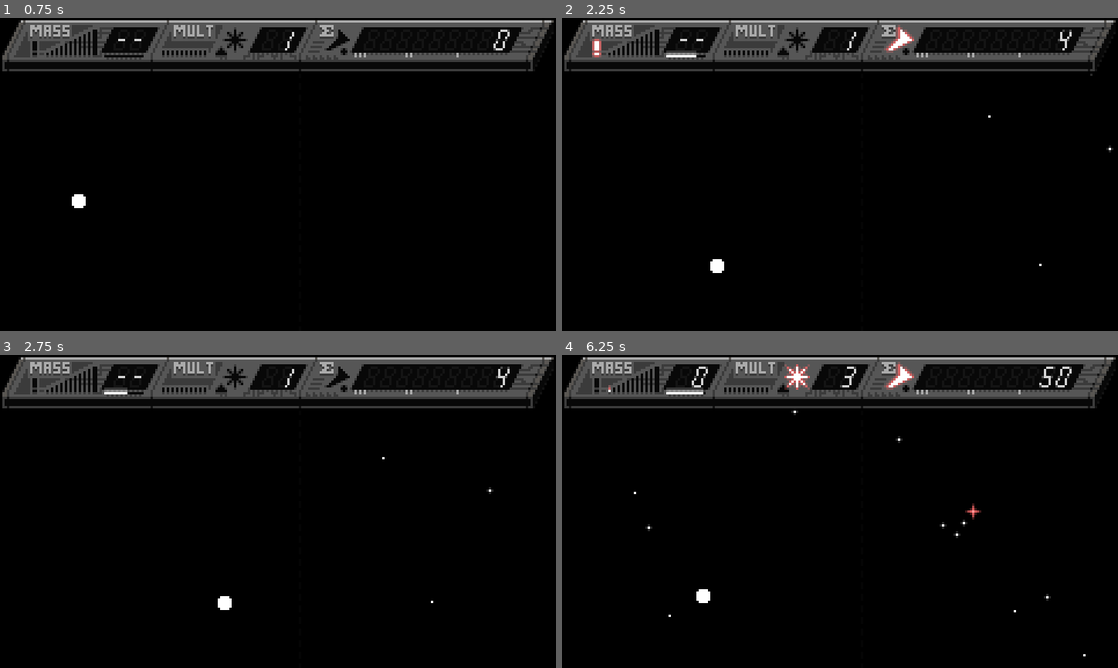
Above: before the commit, frames 1-4 (two rows, left to right).
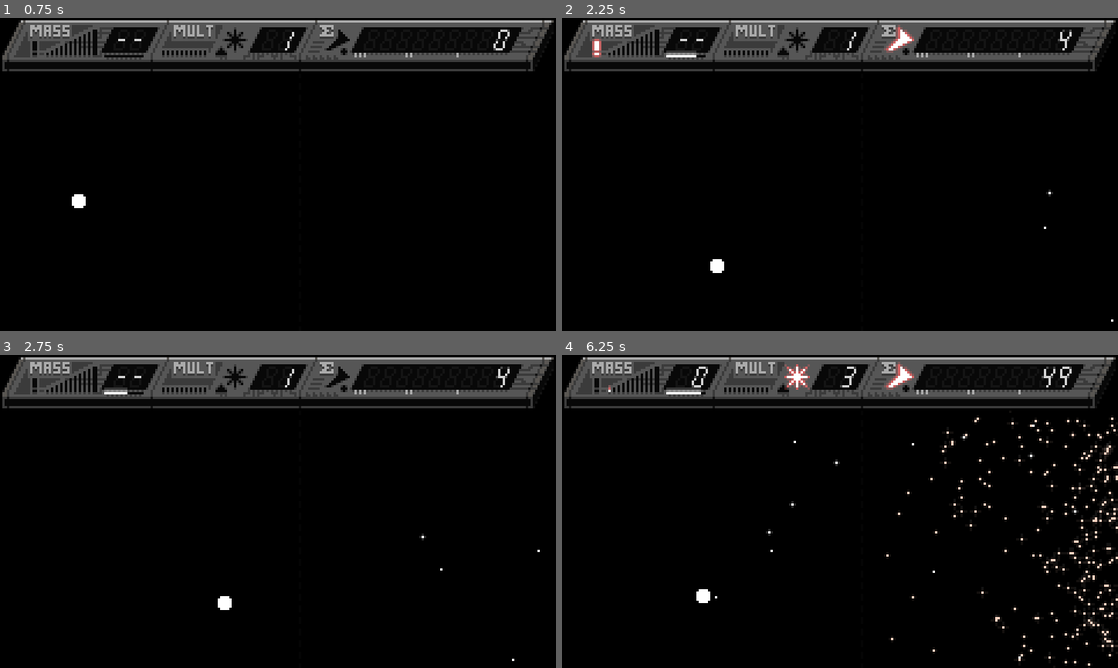
Above: after the commit, the same moments.

Repository: VivianMochi/GravityWell
Game: Godot game, scene res://game_scene.tscn
Two runs of this game, one before a commit and one after it. Both use one fixed random seed, a clock stepped at 60 frames per second and the inputs below.
Inputs (mouse positions are in pixels of both pictures, inside the frame that each line leads up to):
- Up to frame 1 (0.75 s): tap Enter at 0.5 s; move the mouse to (400, 158) at 0.52 s; hold D from 0.53 s (still down); hold 3 from 0.53 s (still down); click (400, 158) at 0.67 s
- Up to frame 2 (2.25 s): tap Space at 0.77, 1.07, 1.52, 1.55, 1.82 s; tap 1 at 0.8, 1.35 s; move the mouse to (728, 190) at 1.27 s; release D at 1.28 s; release 3 at 1.28 s; hold S 1.28-2.03 s; click (728, 190) at 1.42 s; move the mouse to (895, 105) at 2.02 s; hold D from 2.03 s (still down); hold Space from 2.03 s (still down); click (895, 105) at 2.17 s
- Up to frame 3 (2.75 s): keep holding D; keep holding Space; tap 3 at 2.3 s
- Up to frame 4 (6.25 s): move the mouse to (812, 574) at 2.77 s; release D at 2.78 s; release Space at 2.78 s; hold W 2.78-3.53 s; tap 3 at 2.85, 4.55 s; click (812, 574) at 2.92 s; tap Space at 3.02, 3.32, 3.77, 3.8, 4.07, 4.52, 4.82, 6.02, 6.05 s; tap 1 at 3.05, 5.3, 5.85 s; move the mouse to (1006, 558) at 3.52 s; hold 1 3.53-4.28 s; hold A 3.53-5.03 s; click (1006, 558) at 3.67 s; move the mouse to (673, 464) at 4.27 s; tap 2 at 4.35 s; click (673, 464) at 4.42 s; move the mouse to (867, 511) at 5.02 s; hold S 5.03-5.78 s; hold 3 5.03-5.78 s; click (867, 511) at 5.17 s; move the mouse to (756, 433) at 5.77 s; hold D from 5.78 s (still down); click (756, 433) at 5.92 s

Frame 1 is identical in both runs. In frame 2, less than 0.1% of the frame differs, in the area x 76-100%, y 17-98%; in frame 3, less than 0.1%; in frame 4, 1.5%, in the area x 12-100%, y 3-100%.

Commit message:
Adding targets and empowered shards

Diff:
--- a/dust.gd
+++ b/dust.gd
@@ -1,6 +1,7 @@
 extends Node2D
 
 var velocity := Vector2(0, 0);
+var homing: bool = false;
 
 func _ready():
 	pass
@@ -16,9 +17,10 @@
 	if velocity.length() > 4:
 		velocity = velocity.normalized() * 4;
 
+	$Sprite.frame_coords.y = 1 if homing else 0;
 	if velocity.length() > 3:
-		$Sprite.frame = 2;
+		$Sprite.frame_coords.x = 2;
 	elif velocity.length() > 1.5:
-		$Sprite.frame = 1;
+		$Sprite.frame_coords.x = 1;
 	else:
-		$Sprite.frame = 0;
+		$Sprite.frame_coords.x = 0;
--- a/dust.tscn
+++ b/dust.tscn
@@ -12,6 +12,7 @@
 [node name="Sprite" type="Sprite2D" parent="."]
 texture = ExtResource("1_lr10g")
 hframes = 3
+vframes = 2
 
 [node name="Area2D" type="Area2D" parent="."]
 
--- a/game_scene.gd
+++ b/game_scene.gd
@@ -5,6 +5,8 @@
 var tick_timer: float = 0;
 
 # Area rules
+var wave: int = 0;
+var ticks_since_start: int = 0;
 var dust_density: float = 0.1;
 var shard_percentage: float = 0.0;
 
@@ -15,10 +17,15 @@
 var multiplier: int = 1;
 var multiplier_progress: int = 0;
 var multiplier_shield: int = 0;
+var frenzy_time: int = 0;
+var frenzy_time_start: int = 0;
 
 # Score stuff
 var total_score: int = 0;
 var total_score_display_value: int = 0;
+
+# Hidden score
+var kills: int = 0;
 
 # Gameplay control
 var prepping := true;
@@ -64,6 +71,21 @@
 			tick();
 
 func tick():
+	ticks_since_start += 1;
+
+	# Gameplay control
+	if shard_percentage < 0.01 and mass_count >= 10:
+		shard_percentage = 0.01;
+	if dust_density < 0.2 and mass_count >= 99:
+		dust_density = 0.2;
+
+	# Start the first wave after getting +1 multiplier
+	if kills == 0 and wave == 0 and multiplier > 1:
+		next_wave();
+	# Start a new wave when all enemies are killed
+	elif kills > 0 and $Enemies.get_children().size() == 0:
+		next_wave();
+
 	# Debug keys
 	var debug_enabled = true;
 	if debug_enabled and Input.is_physical_key_pressed(KEY_1):
@@ -72,6 +94,9 @@
 		new_dust.position = $Well.position;
 	if debug_enabled and Input.is_physical_key_pressed(KEY_2):
 		multiplier = move_toward(multiplier, 99, 1);
+	if debug_enabled and Input.is_physical_key_pressed(KEY_3):
+		if not $Enemies.get_children().is_empty():
+			$Enemies.get_children()[0].explode.emit(1);
 
 	# Tick flicker times
 	for light in flicker_time:
@@ -89,8 +114,16 @@
 	# Tick the gravity well
 	$Well.tick();
 
+	# Tick enemies
+	for enemy in $Enemies.get_children():
+		enemy.tick();
+
 	# Tick all dust
 	for dust in $Dust.get_children():
+		if dust as Dust and dust.homing:
+			dust.velocity += ($Well.position - dust.position).normalized() * 0.05;
+			dust.velocity *= 0.98;
+			dust.velocity_changed();
 		dust.tick();
 		# Clean up dust that's drifted
 		if dust.position.x < -100 or dust.position.x > 340:
@@ -100,18 +133,17 @@
 
 	# Create new dust
 	if randf() <= dust_density:
-		if randf() <= shard_percentage:
-			var new_shard = preload("res://shard.tscn").instantiate();
-			$Dust.add_child(new_shard);
-			new_shard.position = Vector2(250, randf() * 135);
-			new_shard.velocity = Vector2(lerp(-1, -2, randf()), lerp(-0.2, 0.2, randf()));
-			new_shard.velocity_changed();
-		else:
-			var new_dust = preload("res://dust.tscn").instantiate();
-			$Dust.add_child(new_dust);
-			new_dust.position = Vector2(250, randf() * 135);
-			new_dust.velocity = Vector2(lerp(-1, -2, randf()), lerp(-0.2, 0.2, randf()));
-			new_dust.velocity_changed();
+		var new_dust = preload("res://dust.tscn").instantiate();
+		$Dust.add_child(new_dust);
+		new_dust.position = Vector2(250, 25 + randf() * 110);
+		new_dust.velocity = Vector2(lerp(-1, -2, randf()), lerp(-0.2, 0.2, randf()));
+		new_dust.velocity_changed();
+	if randf() <= shard_percentage:
+		var new_shard = preload("res://shard.tscn").instantiate();
+		$Dust.add_child(new_shard);
+		new_shard.position = Vector2(250, 25 + randf() * 110);
+		new_shard.velocity = Vector2(lerp(-1, -2, randf()), lerp(-0.2, 0.2, randf()));
+		new_shard.velocity_changed();
 
 	# Fade in the barrier when nearby
 	$Barrier.modulate.a = clamp(($Well.position.x - $Barrier.position.x + 10) / 10.0, 0.02, 1) if playing else 0;
@@ -119,20 +151,27 @@
 	if $Barrier.position.y > 4:
 		$Barrier.position.y = 0;
 
+	# Frenzy control
+	if frenzy_time > 0:
+		frenzy_time -= 1;
+		multiplier_progress += 5;
+		multiplier_shield = 100;
+
 	# Multiplier growth from satellites, only when multiplier is shielded
 	if $Well.orbiting > 0 and multiplier_shield > 0:
 		multiplier_progress += $Well.orbiting;
-		if multiplier_progress >= 100:
-			if multiplier < 99:
-				multiplier += 1;
-				multiplier_progress = 1;
-				multiplier_shield = 100;
-				flicker_time["MultiArrow"] = 25;
-			else:
-				# Burn multiplier into score for being maxxed
-				total_score += multiplier_progress - 100;
-				multiplier_progress = 100;
-				flicker_time["MaxMulti"] = 10;
+
+	if multiplier_progress >= 100:
+		if multiplier < 99:
+			multiplier += 1;
+			multiplier_progress = 1;
+			multiplier_shield = 100;
+			flicker_time["MultiArrow"] = 25;
+		else:
+			# Burn multiplier into score for being maxxed
+			total_score += multiplier_progress - 100;
+			multiplier_progress = 100;
+			flicker_time["MaxMulti"] = 10;
 
 	# Update score
 	var score_increment = ceil(abs(total_score - total_score_display_value) / 10.0);
@@ -153,16 +192,24 @@
 	$Well.controlled = true;
 
 	# Reset area
+	wave = 0;
+	ticks_since_start = 0;
 	dust_density = 0.1;
-	shard_percentage = 0.1;
+	shard_percentage = 0.0;
 
 	# Reset hud
 	mass_count = 0;
 	multiplier = 1;
 	multiplier_progress = 0;
 	multiplier_shield = 0;
+	frenzy_time = 0;
 	total_score = 0;
 	total_score_display_value = 0;
+	kills = 0;
+
+	# Destroy all enemies cleanly
+	for enemy in $Enemies.get_children():
+		enemy.queue_free();
 
 func end_game():
 	# Game state change
@@ -206,7 +253,11 @@
 		update_number_display("Mass", mass_count);
 
 	# Update multiplier shield display
-	if multiplier_shield > 0:
+	if frenzy_time > 0:
+		$TopHud/MultiShieldBar.visible = true;
+		$TopHud/MultiShieldBar.frame = 2;
+		$TopHud/MultiShieldBar.scale.x = 17.0 * frenzy_time / frenzy_time_start;
+	elif multiplier_shield > 0:
 		$TopHud/MultiShieldBar.visible = true;
 		$TopHud/MultiShieldBar.frame = 0;
 		$TopHud/MultiShieldBar.scale.x = round(multiplier_shield * 17.0 / 100.0);
@@ -218,13 +269,16 @@
 	else:
 		$TopHud/MultiShieldBar.visible = false;
 
-	# Update multiplier builder lights
-	$TopHud/MultiBuilderLights.frame = $Well.orbiting;
+	# Update a few multiplier related lights
+	$TopHud/MultiBuilderLights.frame = clamp($Well.orbiting, 0, 10);
+	$TopHud/MultiArrowLight.frame = 1 if frenzy_time > 0 else 0;
+	$TopHud/MaxMultiLight.frame = 1 if frenzy_time > 0 else 0;
 
 	# Update multiplier bar
 	if multiplier_progress > 0:
 		$TopHud/MultiBar.visible = true;
 		$TopHud/MultiBar.region_rect.size.x = 2 + round(227 * multiplier_progress / 100.0);
+		$TopHud/MultiBar.region_rect.position.y = 6 if frenzy_time > 0 else 0;
 	else:
 		$TopHud/MultiBar.visible = false;
 
@@ -267,10 +321,17 @@
 	dust.queue_free();
 
 func _on_well_fractured(shard):
-	#shard.queue_free();
-	hit_freeze = 0.5;
-	shake_time = 0.25;
-	$Well.die();
+	if shard.empowered:
+		shard.queue_free();
+		frenzy_time_start = 100 * shard.empower_level;
+		frenzy_time = frenzy_time_start;
+		for dust in $Dust.get_children():
+			if dust is Dust:
+				dust.homing = true;
+	else:
+		hit_freeze = 0.5;
+		shake_time = 0.25;
+		$Well.die();
 
 func _on_transmit_mass():
 	if mass_count > 0:
@@ -285,3 +346,48 @@
 		# Should multiplier reset here?
 		# I like the act of trying to rebuild your mass while your multiplier is decaying!
 		#multiplier = 1;
+
+func next_wave():
+	wave += 1;
+
+	var enemy_count = 1;
+	for i in range(enemy_count):
+		var new_enemy = preload("res://target.tscn").instantiate();
+		$Enemies.add_child(new_enemy);
+		new_enemy.generate_move_logic(2, 150);
+		new_enemy.explode.connect(_on_enemy_exploded.bind(new_enemy));
+
+func _on_enemy_exploded(empower_level, enemy):
+	# Create the empowered drop
+	var new_shard = preload("res://shard.tscn").instantiate();
+	$Dust.add_child.call_deferred(new_shard);
+	new_shard.position = enemy.position;
+	new_shard.empowered = true;
+	new_shard.empower_level = empower_level;
+	new_shard.CHARGE_DELAY = -1;
+	new_shard.velocity = Vector2(-0.6, lerp(-0.2, 0.2, randf()));
+	new_shard.velocity_changed();
+
+	# Create explosion
+	for i in range(99):
+		var new_dust = preload("res://dust.tscn").instantiate();
+		$Dust.add_child.call_deferred(new_dust);
+		new_dust.position = enemy.position;
+		new_dust.homing = true;
+		new_dust.velocity = Vector2(lerp(-4.0, 4.0, randf()), lerp(-4.0, 4.0, randf()));
+		new_dust.velocity_changed();
+
+	# Delete the enemy
+	enemy.queue_free();
+
+	# Register the kill
+	kills += 1;
+
+func _on_well_empowered_pulse(shard):
+	for i in range(5 * shard.empower_level):
+		var new_dust = preload("res://dust.tscn").instantiate();
+		$Dust.add_child.call_deferred(new_dust);
+		new_dust.position = shard.position;
+		new_dust.homing = true;
+		new_dust.velocity = Vector2(lerp(-1.0, 1.0, randf()), lerp(-1.0, 1.0, randf())) + shard.velocity;
+		new_dust.velocity_changed();
--- a/game_scene.tscn
+++ b/game_scene.tscn
@@ -26,6 +26,8 @@
 
 [node name="Well" parent="." instance=ExtResource("1_jkgmq")]
 position = Vector2(30, 79)
+
+[node name="Enemies" type="Node2D" parent="."]
 
 [node name="Dust" type="Node2D" parent="."]
 
@@ -95,7 +97,7 @@
 position = Vector2(45, 14)
 texture = ExtResource("9_tjese")
 centered = false
-hframes = 2
+hframes = 3
 
 [node name="MultiBar" type="Sprite2D" parent="TopHud"]
 position = Vector2(1, 17)
@@ -108,6 +110,7 @@
 position = Vector2(92, 11)
 texture = ExtResource("11_o2kjl")
 centered = false
+vframes = 2
 
 [node name="PassthroughLight" type="Sprite2D" parent="TopHud"]
 position = Vector2(146, 12)
@@ -118,6 +121,7 @@
 position = Vector2(228, 0)
 texture = ExtResource("13_83i6j")
 centered = false
+hframes = 2
 
 [node name="MultiLight" type="Sprite2D" parent="TopHud"]
 position = Vector2(96, 4)
@@ -130,5 +134,6 @@
 centered = false
 
 [connection signal="absorbed" from="Well" to="." method="_on_well_absorbed"]
+[connection signal="empowered_pulse" from="Well" to="." method="_on_well_empowered_pulse"]
 [connection signal="fractured" from="Well" to="." method="_on_well_fractured"]
 [connection signal="transmit_mass" from="Well" to="." method="_on_transmit_mass"]
--- a/shard.gd
+++ b/shard.gd
@@ -4,8 +4,10 @@
 var pull_time: int = 0
 var path_save_interval: int = 0;
 var path: PackedVector2Array;
+var empowered: bool = false;
+var empower_level: int = 0;
 
-const CHARGE_DELAY = 35;
+var CHARGE_DELAY = 35;
 
 func _ready():
 	pass
@@ -31,22 +33,25 @@
 	if velocity.length() > 3:
 		velocity = velocity.normalized() * 3;
 
-	if velocity.length() > 1:
+	if empowered:
+		$Sprite.frame = 3;
+	elif pull_time > CHARGE_DELAY:
+		$Sprite.frame = 2;
+	elif velocity.length() > 1:
 		$Sprite.frame = 1;
 	else:
 		$Sprite.frame = 0;
 
-	if pull_time > CHARGE_DELAY:
-		$Sprite.frame = 2;
-
 func _draw():
 	# Draw charge pulse
-	if (pull_time > CHARGE_DELAY and pull_time < CHARGE_DELAY + 10):
+	if not empowered and (pull_time > CHARGE_DELAY and pull_time < CHARGE_DELAY + 10):
 		draw_arc(Vector2(), pull_time - CHARGE_DELAY, 0, TAU, 10, Color(1, 0.2, 0.2, lerp(1, 0, (pull_time - CHARGE_DELAY) / 10.0)), 1, false);
+	if empowered:
+		draw_arc(Vector2(), (pull_time % 30) / 4.0 + 3, 0, TAU, 10, Color(1, 0.5, 0.25, lerp(1, 0, (pull_time % 30) / 30.0)), 1, false);
 
 	# Draw trail, have to change the draw transform first as the trail is stored in world coordinates
 	draw_set_transform(-position);
 	if path.size() > 2:
-		draw_polyline(path.slice(0, 3), Color.hex(0xea1f1f55))
+		draw_polyline(path.slice(0, 3), Color.hex(0xff7b4255) if empowered else Color.hex(0xea1f1f55))
 	if path.size() == 5:
-		draw_polyline(path.slice(2, 5), Color.hex(0xfb1818aa))
+		draw_polyline(path.slice(2, 5), Color.hex(0xff7b42aa) if empowered else Color.hex(0xfb1818aa))
--- a/shard.tscn
+++ b/shard.tscn
@@ -11,7 +11,7 @@
 
 [node name="Sprite" type="Sprite2D" parent="."]
 texture = ExtResource("1_rtbw8")
-hframes = 3
+hframes = 4
 
 [node name="Area2D" type="Area2D" parent="."]
 
--- /dev/null
+++ b/target.gd
@@ -0,0 +1,70 @@
+extends Node2D
+
+# Signals
+signal explode(empower_level);
+
+# Logic stuff
+var patrol_points = []
+var max_idle_time: int = 0;
+var attack_interval: int = -1;
+
+# Active ingredients
+var current_point: int = 0;
+var idle_time: int = 0;
+var animation_time: int = 0;
+
+func generate_move_logic(total_points: int, stationary_time: int):
+	total_points = max(total_points, 1)
+	for i in range(total_points):
+		patrol_points.push_back(generate_point());
+	max_idle_time = stationary_time;
+
+	# Also move the target off-screen so it can slide in
+	position = patrol_points[0] + Vector2(100, 0);
+
+func generate_attack_logic(attack_interval: int, attack_while_moving: bool):
+	pass;
+
+func _ready():
+	generate_move_logic(1, 1000);
+
+func _process(delta):
+	pass
+
+func tick():
+	animation_time = wrap(animation_time + 1, 0, 100);
+	var move_offset = patrol_points[current_point] + Vector2(0, 3.0 * sin(animation_time / 100.0 * TAU)) - position;
+	if move_offset.length() > 1:
+		# Move towards point, using similar code from mouse movement
+		var direction_atan = atan2(abs(move_offset.y), abs(move_offset.x)) / (PI / 2.0);
+		var x_control = direction_atan <= 0.55 or Time.get_ticks_msec() % 2;
+		var y_control = direction_atan >= 0.45 or Time.get_ticks_msec() % 2;
+		var movement := Vector2(0, 0);
+		if move_offset.x > 1 and x_control:
+			movement.x += 1;
+		if move_offset.x < -1 and x_control:
+			movement.x -= 1;
+		if move_offset.y > 1 and y_control:
+			movement.y += 1;
+		if move_offset.y < -1 and y_control:
+			movement.y -= 1;
+		position += movement;
+	else:
+		# Stationary for a time
+		idle_time += 1;
+		if idle_time > max_idle_time:
+			idle_time = 0;
+			current_point = wrap(current_point + 1, 0, patrol_points.size());
+
+	# Sprite frame
+	$Sprite.frame = animation_time % 25 / 25.0 * 6;
+
+func generate_point():
+	return Vector2(182 + randf() * 40, 40 + randf() * 78);
+
+func _on_area_entered(area):
+	# Explode if a charged shard hit
+	var shard = area.get_owner() as Shard
+	if shard and shard.pull_time > shard.CHARGE_DELAY:
+		shard.queue_free();
+		explode.emit(shard.empower_level + 1);
--- /dev/null
+++ b/target.tscn
@@ -0,0 +1,21 @@
+[gd_scene load_steps=4 format=3 uid="uid://cc1bjvl1u4s05"]
+
+[ext_resource type="Texture2D" uid="uid://dk5t6yovakewq" path="res://resource/target.png" id="1_hmsya"]
+[ext_resource type="Script" path="res://target.gd" id="1_nqpos"]
+
+[sub_resource type="CircleShape2D" id="CircleShape2D_exnc4"]
+
+[node name="Target" type="Node2D"]
+script = ExtResource("1_nqpos")
+
+[node name="Sprite" type="Sprite2D" parent="."]
+texture = ExtResource("1_hmsya")
+hframes = 6
+frame = 1
+
+[node name="Area2D" type="Area2D" parent="."]
+
+[node name="Shape" type="CollisionShape2D" parent="Area2D"]
+shape = SubResource("CircleShape2D_exnc4")
+
+[connection signal="area_entered" from="Area2D" to="." method="_on_area_entered"]
--- a/well.gd
+++ b/well.gd
@@ -4,6 +4,7 @@
 signal absorbed(dust);
 signal transmit_mass;
 signal fractured(shard);
+signal empowered_pulse(shard);
 
 # Stat control
 var aura_min = 10;
@@ -134,6 +135,8 @@
 			shard.pull_time += 1;
 			if shard.pull_time == shard.CHARGE_DELAY + 1:
 				orbiting += 1;
+			if shard.empowered and shard.pull_time % 30 == 0:
+				empowered_pulse.emit(shard);
 			shard.velocity_changed();
 
 	# Queue a redraw
Binary file changed: resource/arrow.png
Binary file changed: resource/dust.png
Binary file changed: resource/max_multi.png
Binary file changed: resource/multibar.png
Binary file changed: resource/multishield.png
Binary file changed: resource/shard.aseprite
Binary file changed: resource/shard.png
Binary file added: resource/target.aseprite
Binary file added: resource/target.png
Not shown, added: resource/target.png.import
